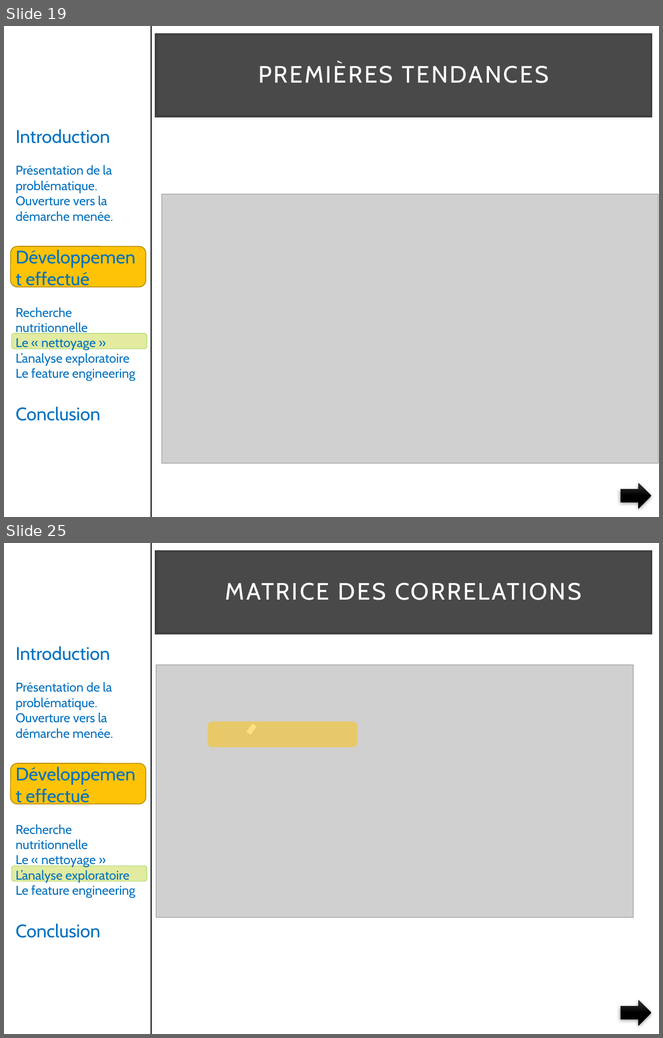
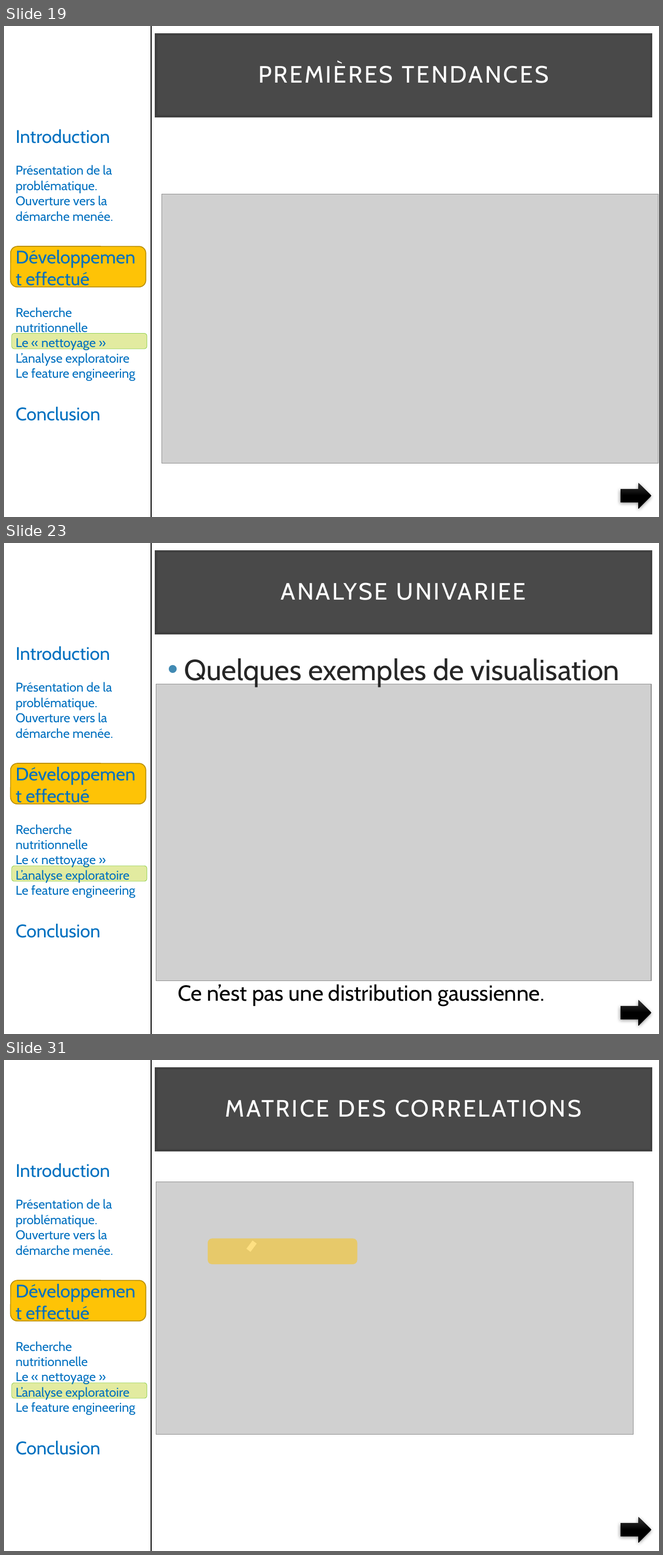
Before and after one commit to pfroide/python, a slide deck: Projet_2/presentation_v4.pptx. Shown one above the other, each under a label of ours: slides 19 and 25 before the commit, slides 19, 23 and 31 after it; the slides between them are not shown. The pictures are 663x1038 and 663x1555 pixels, drawn with LibreOffice and Linux fonts; fonts in the diff are those of the drawing; grey boxes stand for pictures. Boxes give left, top, right and bottom in pixels: in the first picture for what was removed or moved away, otherwise in the second. Text is boxed around its words. In the diff, an @@ line names an element or a change of style, - is before the commit and + after.

```diff
--- a/Projet_2/presentation_v4.pptx
+++ b/Projet_2/presentation_v4.pptx
@@ slide 23 added at bbox=[4, 543, 659, 1034], background #FFFFFF; not listed: 4 template elements that a slide beside it also shows @@
@@ title added at bbox=[156, 551, 651, 633], fill #0D0D0D at 75% opacity, outline #404040 2.5 pt, 26 pt, text #FFFFFF @@
+ANALYSE UNIVARIEE
@@ text added at bbox=[184, 658, 620, 687], 32 pt, text #262626 @@
+• Quelques exemples de visualisation
@@ picture added at bbox=[156, 684, 651, 981] @@
@@ text added at bbox=[178, 984, 544, 1006], 24 pt, text #000000 @@
+Ce n’est pas une distribution gaussienne.
@@ right arrow added at bbox=[621, 1000, 651, 1026], fill gradient #393939 to #000000 @@
@@ what was slide 25 is now slide 31 @@
```
Also in this commit, not shown: 5 slides changed, 8 other slides added, 3 slides removed.
